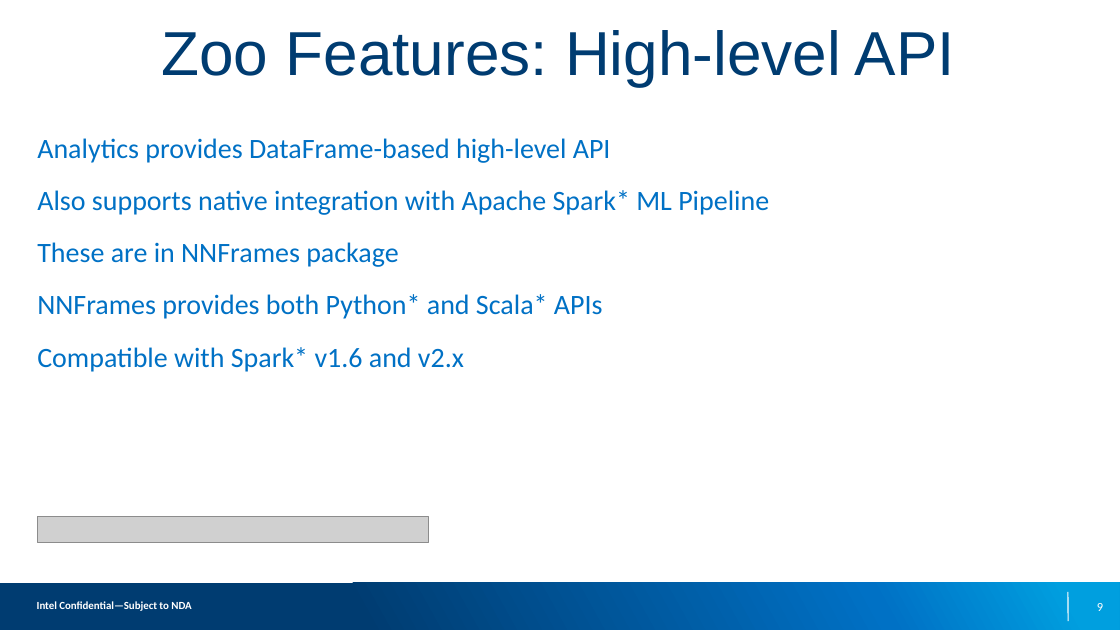
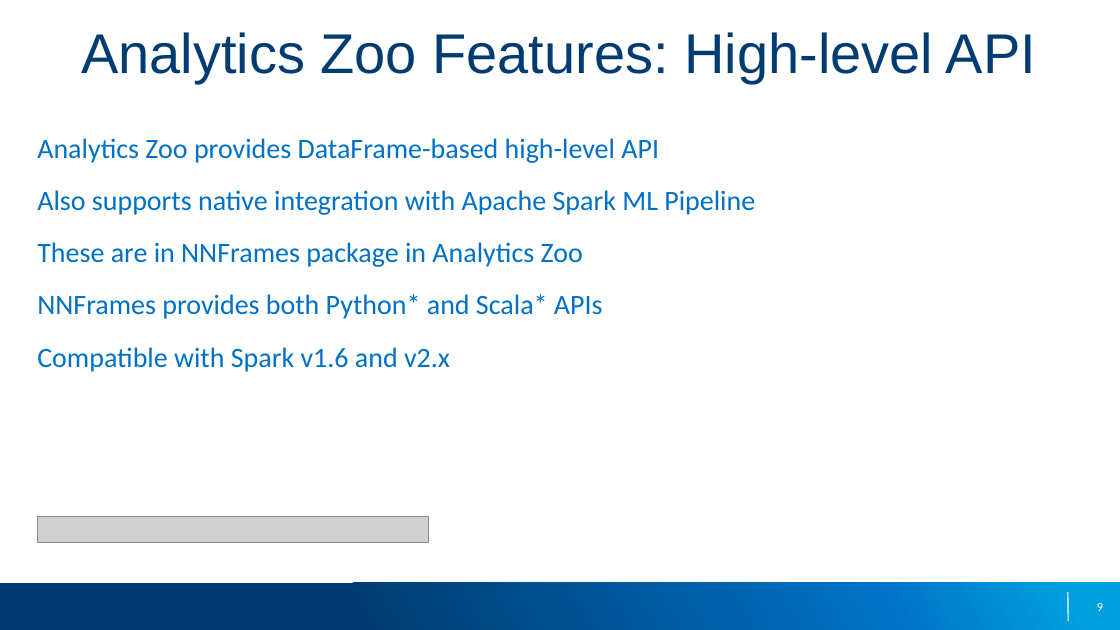
Before and after one commit to elephantscale/intel-analytics-zoo-tutorials, a slide deck: slide 9 of slides/1-Analytics-Zoo-Overview.pptx. Drawn at 1120x630 pixels with LibreOffice and Linux fonts; fonts in the diff are those of the drawing; grey boxes stand for pictures; background and template pictures are left out. Boxes give left, top, right and bottom in pixels: in the first picture for what was removed or moved away, otherwise in the second. Text is boxed around its words. In the diff, an @@ line names an element or a change of style, - is before the commit and + after.

Commit message:
fix overview slides [2]
- incorporated Intel feedback
- taken care of of copyright signs

```diff
--- a/slides/1-Analytics-Zoo-Overview.pptx
+++ b/slides/1-Analytics-Zoo-Overview.pptx
@@ title at box(81, 32, 1036, 83): text changed; size 40 to 36 pt @@
-Zoo Features: High-level API
+Analytics Zoo Features: High-level API
@@ text at box(37, 138, 755, 267): text changed @@
-Analytics provides DataFrame-based high-level API
-Also supports native integration with Apache Spark* ML Pipeline
-These are in NNFrames package
+Analytics Zoo provides DataFrame-based high-level API
+Also supports native integration with Apache Spark ML Pipeline
+These are in NNFrames package in Analytics Zoo
@@ text at box(37, 347, 450, 372): text changed @@
-Compatible with Spark* v1.6 and v2.x
+Compatible with Spark v1.6 and v2.x
@@ text removed at box(37, 601, 191, 611) @@
-Intel Confidential—Subject to NDA
```
Also in this commit, not shown: 40 other slides changed, 1 slide added, 1 slide removed.
